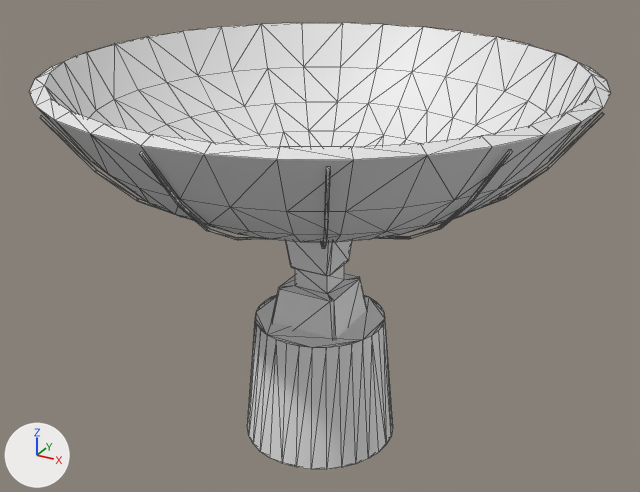
An edit to the OBJ model cosmodrone/assets/station-parts/platform_antenna.obj, drawn before and after from the same camera.
Before and after are seen from a 50 mm lens placed at (0.912, -1.659, 0.729), pointed at (-0.007, 0.012, -0.107). The axes (+X, +Y, +Z) are drawn at lower left. The lights are the same throughout. Mesh edges are drawn as thin lines. Where no turn or scale is listed for an object, it has been applied to the vertices.

The scene before the commit, as lines of its bpy script (objects in view):
```python
me_platform_antenna_cylinder_113 = bpy.data.meshes.new('Platform_Antenna_Cylinder.113')
me_platform_antenna_cylinder_113.from_pydata(...)  # 496 vertices, 980 faces; spans x -0.597..0.597, y -0.597..0.597, z -0.594..0.315
me_platform_antenna_frame_cylinder_120 = bpy.data.meshes.new('Platform_Antenna_Frame_Cylinder.120')
me_platform_antenna_frame_cylinder_120.from_pydata(...)  # 288 vertices, 528 faces; spans x -0.598..0.599, y -0.599..0.598, z -0.018..0.294
ob_platform_antenna_cylinder_113 = bpy.data.objects.new('Platform_Antenna_Cylinder.113', me_platform_antenna_cylinder_113)
ob_platform_antenna_cylinder_113.location = (0.0, 0.0, 0.0)
ob_platform_antenna_frame_cylinder_120 = bpy.data.objects.new('Platform_Antenna_Frame_Cylinder.120', me_platform_antenna_frame_cylinder_120)
ob_platform_antenna_frame_cylinder_120.location = (0.0, 0.0, 0.0)
```
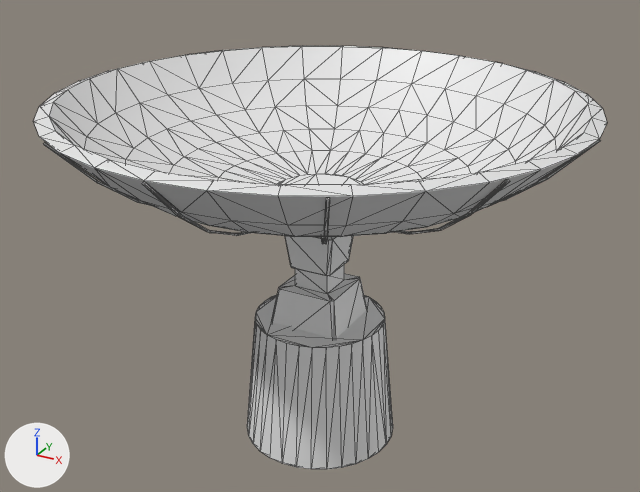
What differs and where, as boxes [x1, y1, x2, y2] in the pictures (640 x 492 px; the box of a moved part takes in the faces that stretch with it):
'Platform_Antenna_Cylinder.113', reshaped: before [29, 23, 611, 469]; after [33, 46, 607, 469]
part 1 of me_platform_antenna_cylinder_113, moved or reshaped: before [29, 23, 611, 242]; after [33, 46, 607, 237]

What changed in the scene script:
```text
Change me_platform_antenna_cylinder_113:
    where me_platform_antenna_cylinder_113.from_pydata(...)  # 496 vertices, 980 faces; spans x -0.597..0.597, y -0.597..0.597, z -0.594..0.315
    used by ob_platform_antenna_cylinder_113; location = (0.0, 0.0, 0.0)
    me_platform_antenna_cylinder_113 part 1: the loose piece of 384 vertices spanning x -0.597..0.597, y -0.597..0.597, z -0.007..0.315 is scaled about its middle by (1, 1, 0.714), then moved by (0.001, 0.0, -0.016)
```
